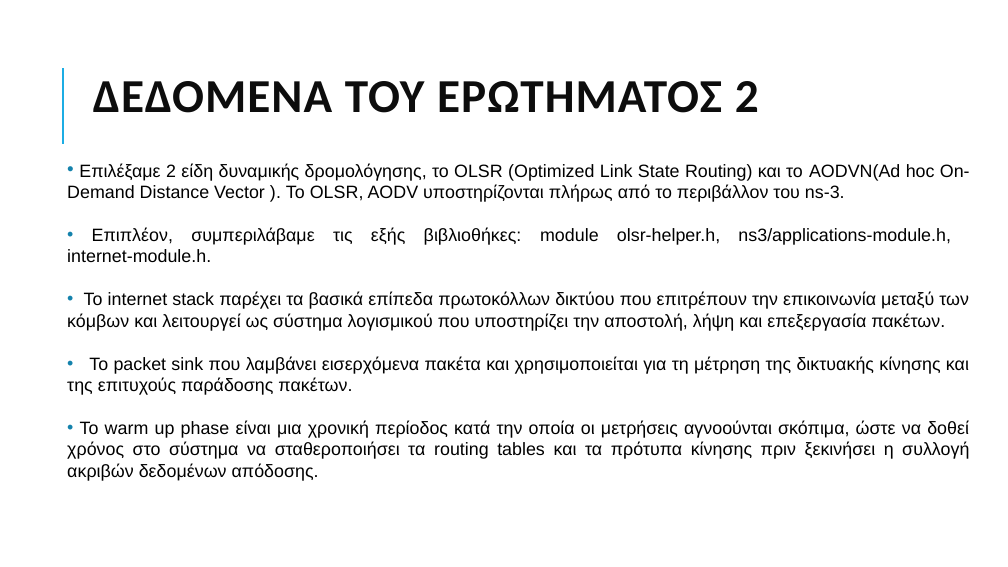
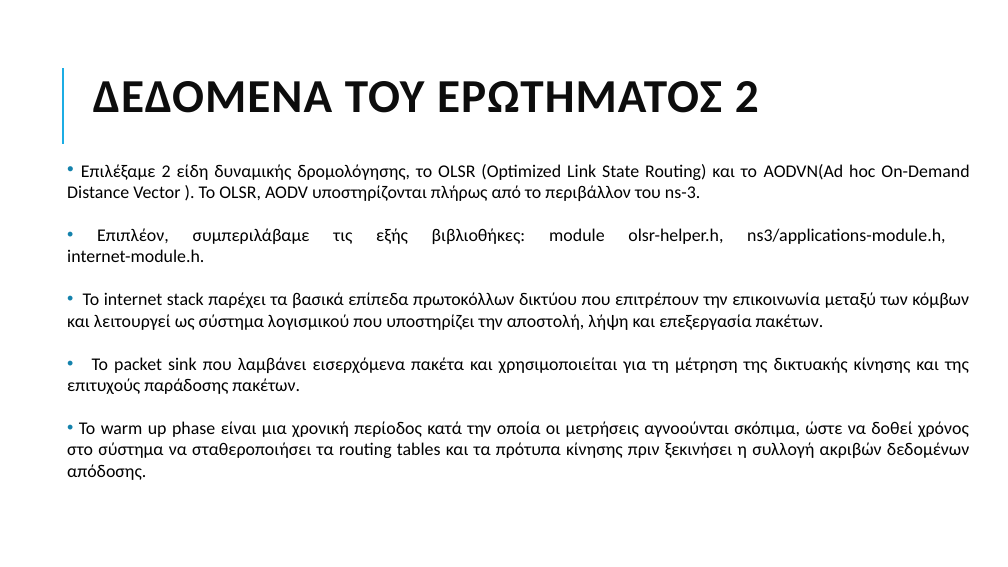
Before and after one commit to grgmyl/Ns3Project, a slide deck: slide 8 of Presentations/Ns-3_presentation_F.pptx. Drawn at 1008x567 pixels with LibreOffice and Linux fonts; fonts in the diff are those of the drawing. Boxes give left, top, right and bottom in pixels: in the first picture for what was removed or moved away, otherwise in the second. Text is boxed around its words. In the diff, an @@ line names an element or a change of style, - is before the commit and + after.

```diff
--- a/Presentations/Ns-3_presentation_F.pptx
+++ b/Presentations/Ns-3_presentation_F.pptx
@@ text "Επιλέξαμε 2 είδη δυναμικής δρομολόγησης, ..." at (67, 164, 969, 480): font Arial to Calibri @@
```
Also in this commit, not shown: 10 other slides changed, 1 slide added, 1 slide removed.
